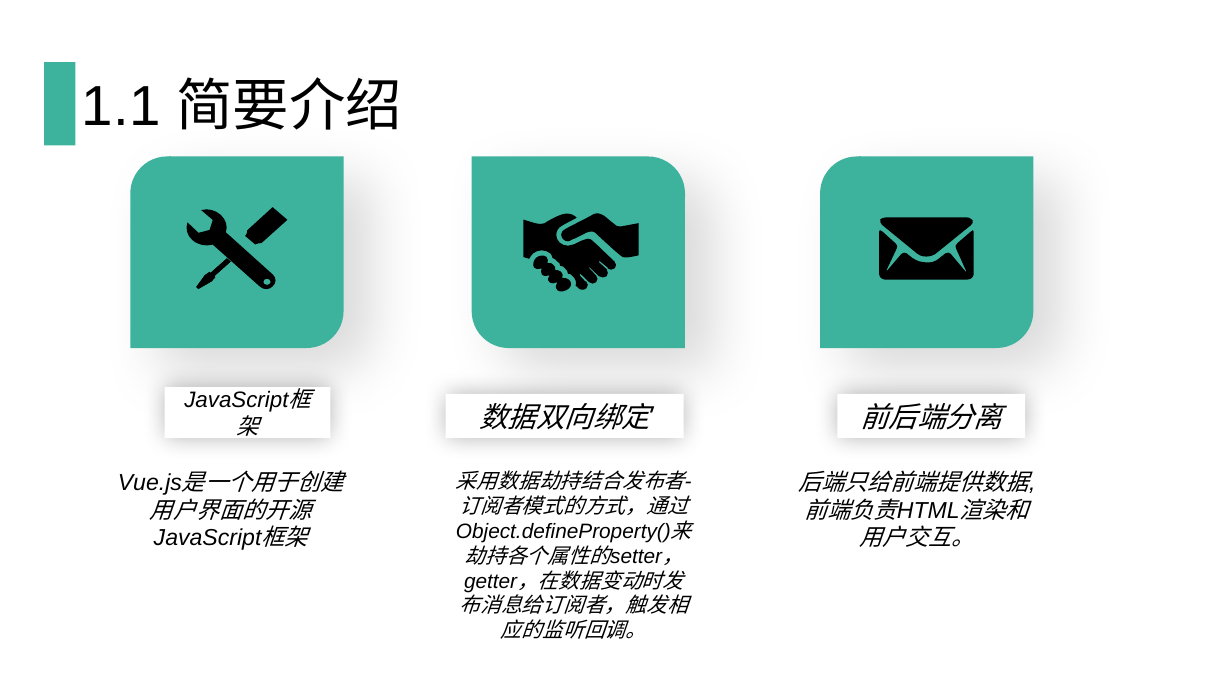
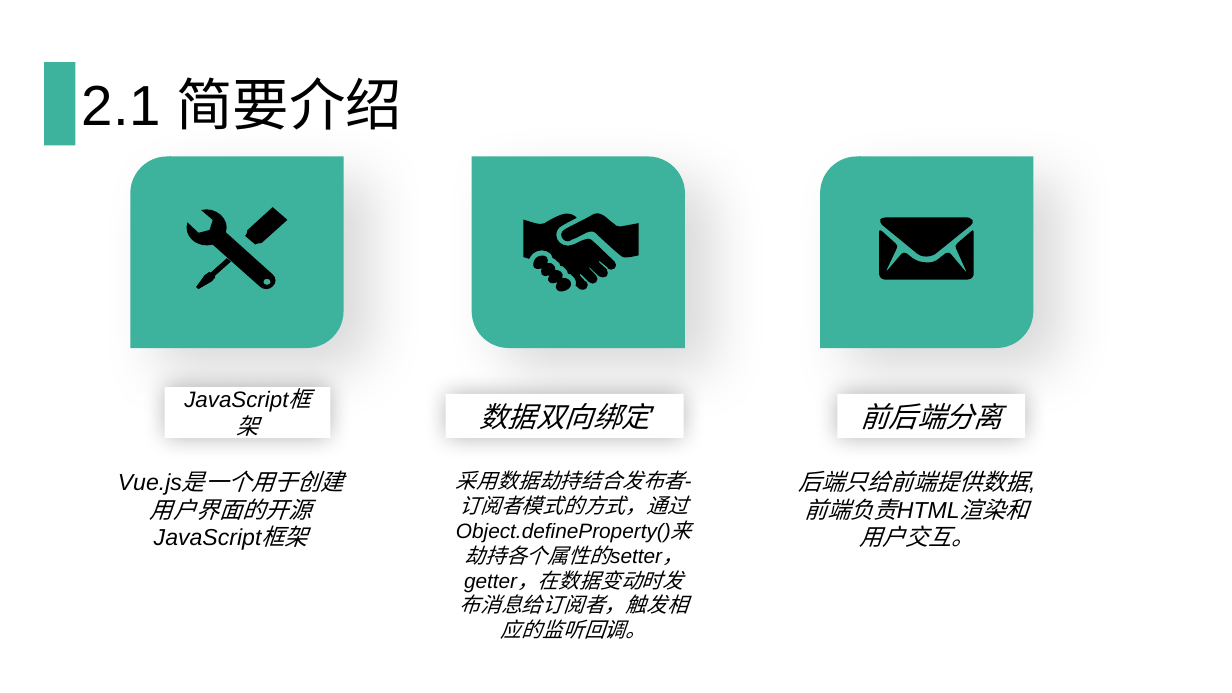
Before and after one commit to qinting513/nodejs_Vue3, a slide deck: slide 9 of Vue.js培训.pptx (slide 3 before the commit). Drawn at 1232x693 pixels with LibreOffice and Linux fonts; fonts in the diff are those of the drawing. Boxes give left, top, right and bottom in pixels: in the first picture for what was removed or moved away, otherwise in the second. Text is boxed around its words. In the diff, an @@ line names an element or a change of style, - is before the commit and + after.

```diff
--- a/Vue.js培训.pptx
+++ b/Vue.js培训.pptx
@@ title at (82,77,402,130): text changed @@
-1.1 简要介绍
+2.1 简要介绍
```
Also in this commit, not shown: 5 other slides changed, 7 slides added, 4 slides removed, 1 other file.
